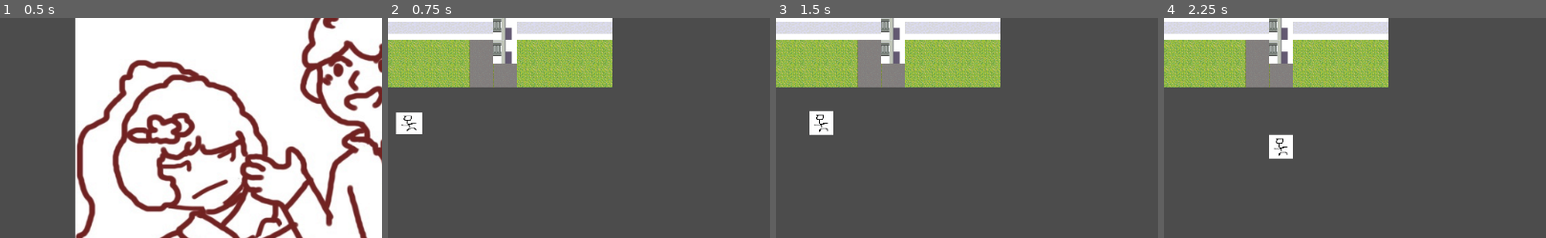
Above: before the commit, frames 1-4 (left to right).
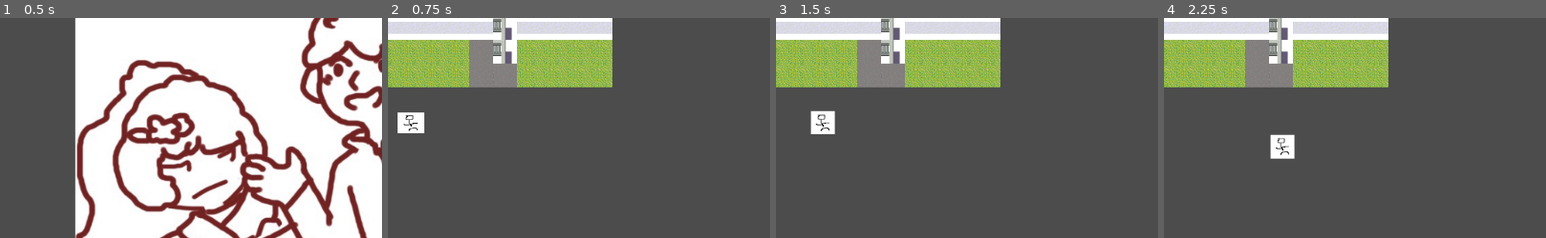
Above: after the commit, the same moments.

Repository: Neymik/OneMoreTime
Game: Godot game, scene res://Node2D.tscn
Same seed, same stepped clock (60 frames per second), same inputs: the game is played once before the commit and once after it.
Inputs:
- Up to frame 1 (0.5 s): no input
- Up to frame 2 (0.75 s): click "New Game" at 0.5 s
- Up to frame 3 (1.5 s): tap Enter (ui_accept) at 1.25 s; hold Right (ui_right) from 1.28 s (still down)
- Up to frame 4 (2.25 s): tap Enter (ui_accept) at 1.52 s; release Right (ui_right) at 2.03 s; hold Down (ui_down) from 2.03 s (still down)
The pictures show only the part of the screen within x 5-55%, y 17-67%; the shares and areas given below are measured in that part.

Frame 1 is identical in both runs. In frame 2, 0.3% of the frame differs, in the area x 2-10%, y 42-53%; in frame 3, 0.3%; in frame 4, 0.2%.

Commit message:
добавил пару звуков и заглавную тему

Diff:
--- a/Node2D.tscn
+++ b/Node2D.tscn
@@ -1,7 +1,8 @@
-[gd_scene load_steps=4 format=2]
+[gd_scene load_steps=5 format=2]
 
 [ext_resource path="res://Grafen/Psnw5yUtN14.jpg" type="Texture" id=1]
 [ext_resource path="res://Menu.gd" type="Script" id=2]
+[ext_resource path="res://Music/начало.wav" type="AudioStream" id=3]
 
 [sub_resource type="GDScript" id=1]
 
@@ -46,6 +47,10 @@
 scale = Vector2( 0.914557, 0.865185 )
 texture = ExtResource( 1 )
 
+[node name="MusicMenu" type="AudioStreamPlayer" parent="."]
+stream = ExtResource( 3 )
+autoplay = true
+
 [connection signal="pressed" from="Menu/StartB" to="Menu" method="_on_StartB_pressed"]
 [connection signal="pressed" from="Menu/StartB" to="Menu/StartB" method="_on_StartB_pressed"]
 [connection signal="pressed" from="Menu/QuitB" to="Menu" method="_on_QuitB_pressed"]
--- a/Scenes/Characters/Player.tscn
+++ b/Scenes/Characters/Player.tscn
@@ -45,6 +45,8 @@
 scale = Vector2( 1.1, 0.9 )
 
 [node name="Sprite" type="Sprite" parent="Pivot"]
-position = Vector2( 16, 16 )
+position = Vector2( 18.1818, 15.5556 )
 scale = Vector2( 0.470588, 0.421053 )
 texture = ExtResource( 2 )
+
+[node name="SoundOrgasm" type="AudioStreamPlayer" parent="."]
Not shown, added: Music/Orgasm 4.mp3.import
Not shown, added: Music/Spank 3.mp3.import
Not shown, added: Music/Stick your finger in my ass.mp3.import
Not shown, added: Music/начало.wav.import
Not shown, added: Music/ランコ -Ranko--L∞p 改 _ L∞p Aratame-kissvk.com.mp3.import
Not shown, added: Music/Orgasm 4.mp3
Not shown, added: Music/Spank 3.mp3
Not shown, added: Music/Stick your finger in my ass.mp3
Not shown, added: Music/начало.wav
Not shown, added: Music/ランコ -Ranko--L∞p 改 _ L∞p Aratame-kissvk.com.mp3
